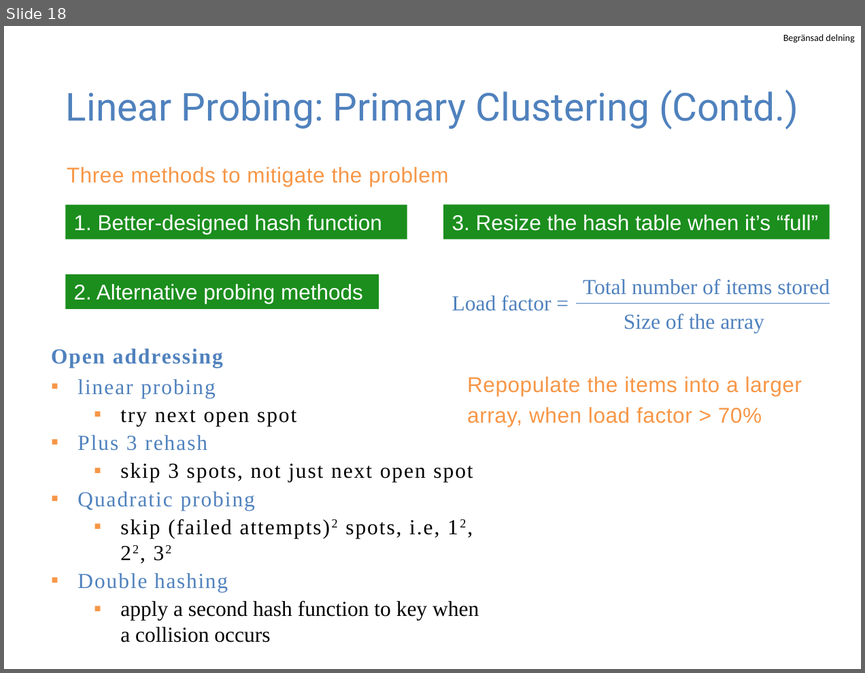
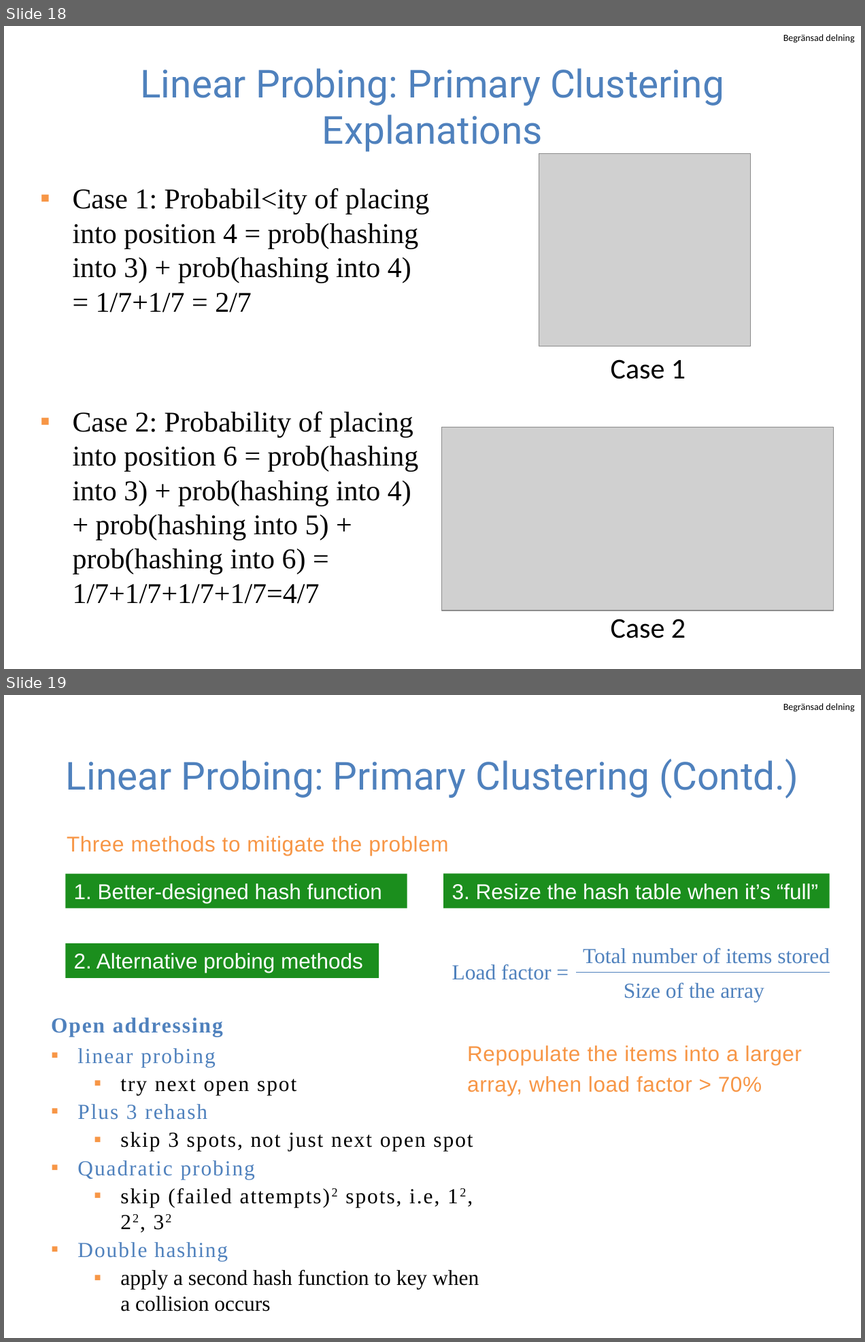
Before and after one commit to guhofstra/CSC111Fa25, a slide deck: PPTs/Lecture 7-hash table.pptx. Shown one above the other, each under a label of ours: slide 18 before the commit, slides 18 and 19 after it. The pictures are 865x673 and 865x1342 pixels, drawn with LibreOffice and Linux fonts; fonts in the diff are those of the drawing; grey boxes stand for pictures. Boxes give left, top, right and bottom in pixels: in the first picture for what was removed or moved away, otherwise in the second. Text is boxed around its words. In the diff, an @@ line names an element or a change of style, - is before the commit and + after.

```diff
--- a/PPTs/Lecture 7-hash table.pptx
+++ b/PPTs/Lecture 7-hash table.pptx
@@ slide 18 added at (4, 26, 861, 669), background #FFFFFF; not listed: 1 template element that a slide beside it also shows @@
@@ title added at (140, 68, 724, 152), 32.4 pt, text #4F81BD @@
+Linear Probing: Primary Clustering Explanations
@@ picture added at (538, 154, 750, 346) @@
@@ text added at (73, 188, 430, 603), 24 pt, text #000000 @@
+▪ Case 1: Probabil<ity of placing into position 4 = prob(hashing into 3) + prob(hashing into 4) = 1/7+1/7 = 2/7
+▪ Case 2: Probability of placing into position 6 = prob(hashing into 3) + prob(hashing into 4) + prob(hashing into 5) + prob(hashing into 6) = 1/7+1/7+1/7+1/7=4/7
@@ text added at (611, 359, 685, 379), 24 pt, text #000000 @@
+Case 1
@@ picture added at (442, 427, 834, 610) @@
@@ text added at (611, 618, 685, 638), 24 pt, text #000000 @@
+Case 2
@@ what was slide 18 is now slide 19 @@
```
Also in this commit, not shown: 1 slide changed, 7 other files.
